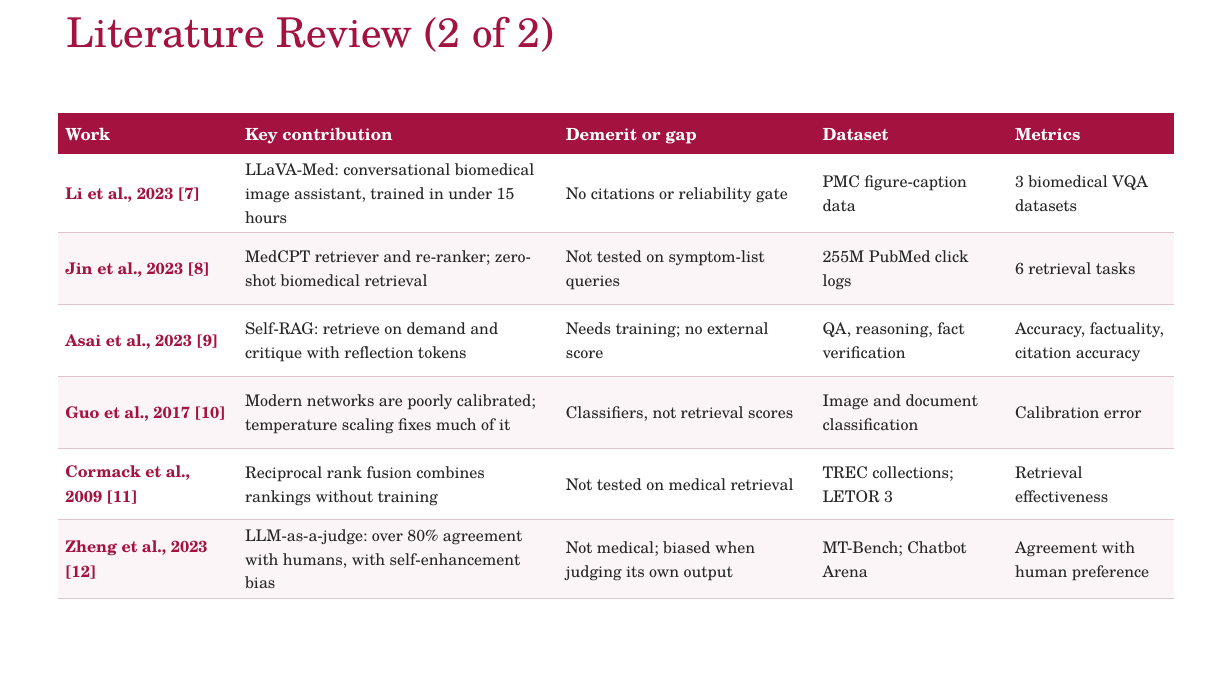
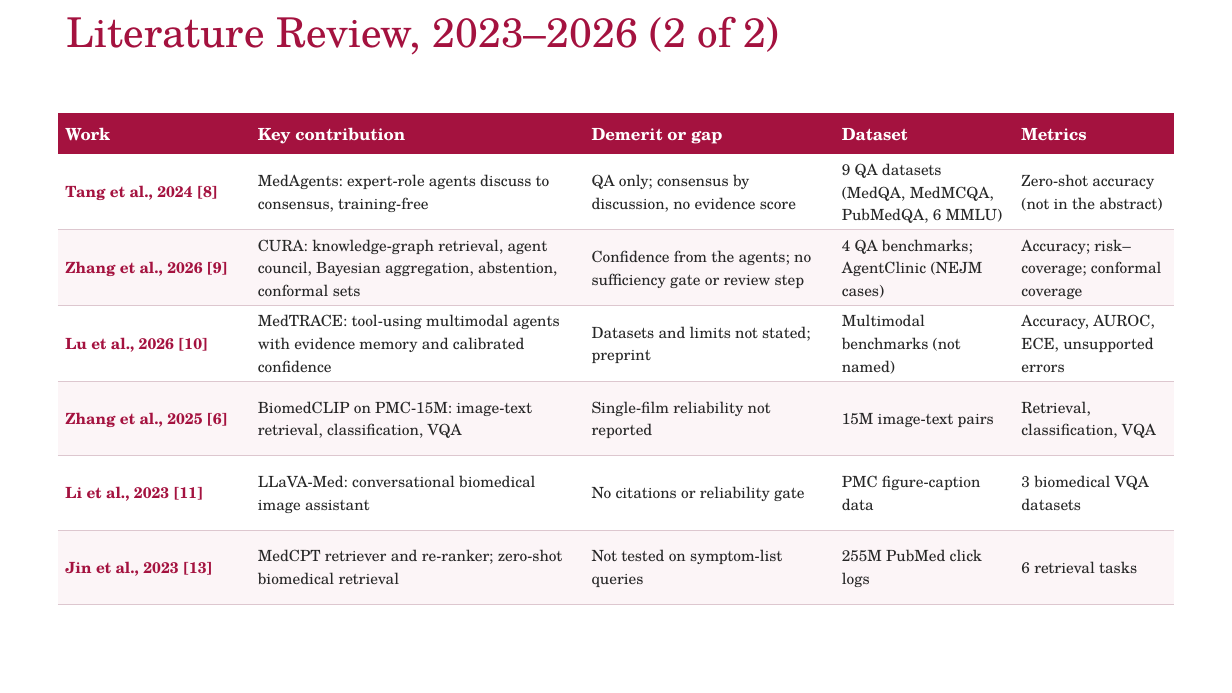
Before and after one commit to hari18305/medorcha, a slide deck: slide 7 of report/MedOrchestrate_Final_Review.pptx. Drawn at 1232x693 pixels with LibreOffice and Linux fonts; fonts in the diff are those of the drawing; background and template pictures are left out. Boxes give left, top, right and bottom in pixels: in the first picture for what was removed or moved away, otherwise in the second. Text is boxed around its words. In the diff, an @@ line names an element or a change of style, - is before the commit and + after.

Commit message:
Literature survey restricted to 2023 onwards (12 works, two from 2026): report Chapter 3, introduction, Chapter 2 table and gap statement, reference list (19, numbered by first citation); presentation literature, gap and reference slides. Report stays at 60 pages

```diff
--- a/report/MedOrchestrate_Final_Review.pptx
+++ b/report/MedOrchestrate_Final_Review.pptx
@@ title at <box>67,16,780,55</box>: text changed @@
-Literature Review (2 of 2)
+Literature Review, 2023–2026 (2 of 2)
@@ table at <box>57,113,1174,601</box> @@
-row 2: Li et al., 2023 [7] | LLaVA-Med: conversational biomedical image assistant, trained in under 15 hours | No citations or reliability gate | PMC figure-caption data | 3 biomedical VQA datasets
+row 2: Tang et al., 2024 [8] | MedAgents: expert-role agents discuss to consensus, training-free | QA only; consensus by discussion, no evidence score | 9 QA datasets (MedQA, MedMCQA, PubMedQA, 6 MMLU) | Zero-shot accuracy (not in the abstract)
-row 3: Jin et al., 2023 [8] | MedCPT retriever and re-ranker; zero-shot biomedical retrieval | Not tested on symptom-list queries | 255M PubMed click logs | 6 retrieval tasks
+row 3: Zhang et al., 2026 [9] | CURA: knowledge-graph retrieval, agent council, Bayesian aggregation, abstention, conformal sets | Confidence from the agents; no sufficiency gate or review step | 4 QA benchmarks; AgentClinic (NEJM cases) | Accuracy; risk–coverage; conformal coverage
-row 4: Asai et al., 2023 [9] | Self-RAG: retrieve on demand and critique with reflection tokens | Needs training; no external score | QA, reasoning, fact verification | Accuracy, factuality, citation accuracy
+row 4: Lu et al., 2026 [10] | MedTRACE: tool-using multimodal agents with evidence memory and calibrated confidence | Datasets and limits not stated; preprint | Multimodal benchmarks (not named) | Accuracy, AUROC, ECE, unsupported errors
-row 5: Guo et al., 2017 [10] | Modern networks are poorly calibrated; temperature scaling fixes much of it | Classifiers, not retrieval scores | Image and document classification | Calibration error
+row 5: Zhang et al., 2025 [6] | BiomedCLIP on PMC-15M: image-text retrieval, classification, VQA | Single-film reliability not reported | 15M image-text pairs | Retrieval, classification, VQA
-row 6: Cormack et al., 2009 [11] | Reciprocal rank fusion combines rankings without training | Not tested on medical retrieval | TREC collections; LETOR 3 | Retrieval effectiveness
+row 6: Li et al., 2023 [11] | LLaVA-Med: conversational biomedical image assistant | No citations or reliability gate | PMC figure-caption data | 3 biomedical VQA datasets
-row 7: Zheng et al., 2023 [12] | LLM-as-a-judge: over 80% agreement with humans, with self-enhancement bias | Not medical; biased when judging its own output | MT-Bench; Chatbot Arena | Agreement with human preference
+row 7: Jin et al., 2023 [13] | MedCPT retriever and re-ranker; zero-shot biomedical retrieval | Not tested on symptom-list queries | 255M PubMed click logs | 6 retrieval tasks
```
Also in this commit, not shown: 4 other slides changed, 3 other files.
